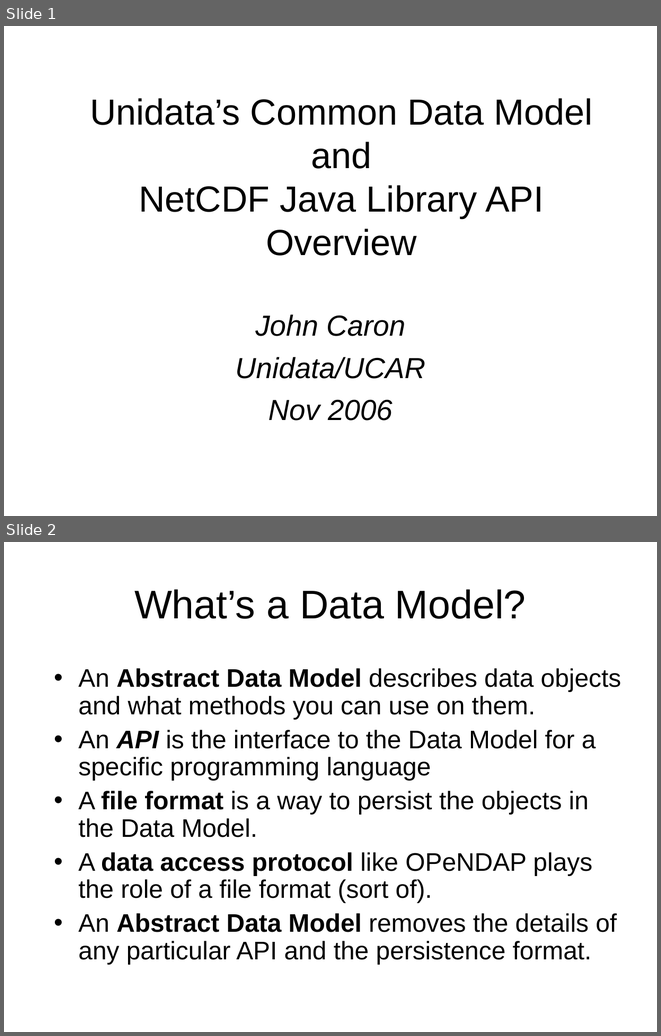
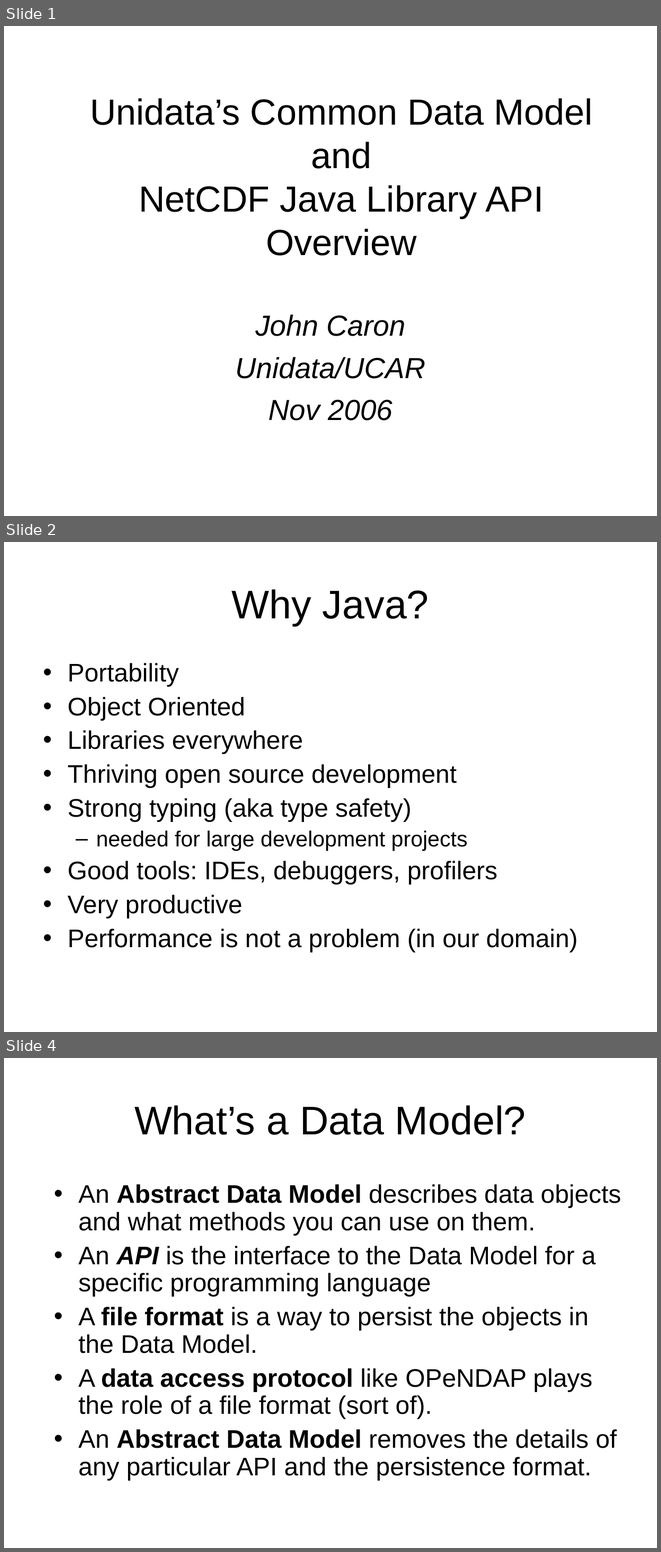
Before and after one commit to ooici-eoi/THREDDS, a slide deck: docs/web/netcdf-java/site/tutorial/CDMoverview.ppt. Shown one above the other, each under a label of ours: slides 1 and 2 before the commit, slides 1, 2 and 4 after it; the slides between them are not shown. The pictures are 661x1036 and 661x1552 pixels, drawn with LibreOffice and Linux fonts; fonts in the diff are those of the drawing; background and template pictures are left out. Boxes give left, top, right and bottom in pixels: in the first picture for what was removed or moved away, otherwise in the second. Text is boxed around its words. In the diff, an @@ line names an element or a change of style, - is before the commit and + after.

```diff
--- a/docs/web/netcdf-java/site/tutorial/CDMoverview.ppt
+++ b/docs/web/netcdf-java/site/tutorial/CDMoverview.ppt
@@ slide 2 added at box(4, 542, 657, 1032), background picture (left out) @@
@@ title added at box(232, 589, 429, 626), 44 pt, text #000000 @@
+Why Java?
@@ text added at box(68, 663, 578, 952), 28 pt, text #000000 @@
+• Portability
+• Object Oriented
+• Libraries everywhere
+• Thriving open source development
+• Strong typing (aka type safety)
+  – needed for large development projects
+• Good tools: IDEs, debuggers, profilers
+• Very productive
+• Performance is not a problem (in our domain)
@@ what was slide 2 is now slide 4 @@
```
Also in this commit, not shown: 1 other slide added, 1 slide removed, 15 other files.
